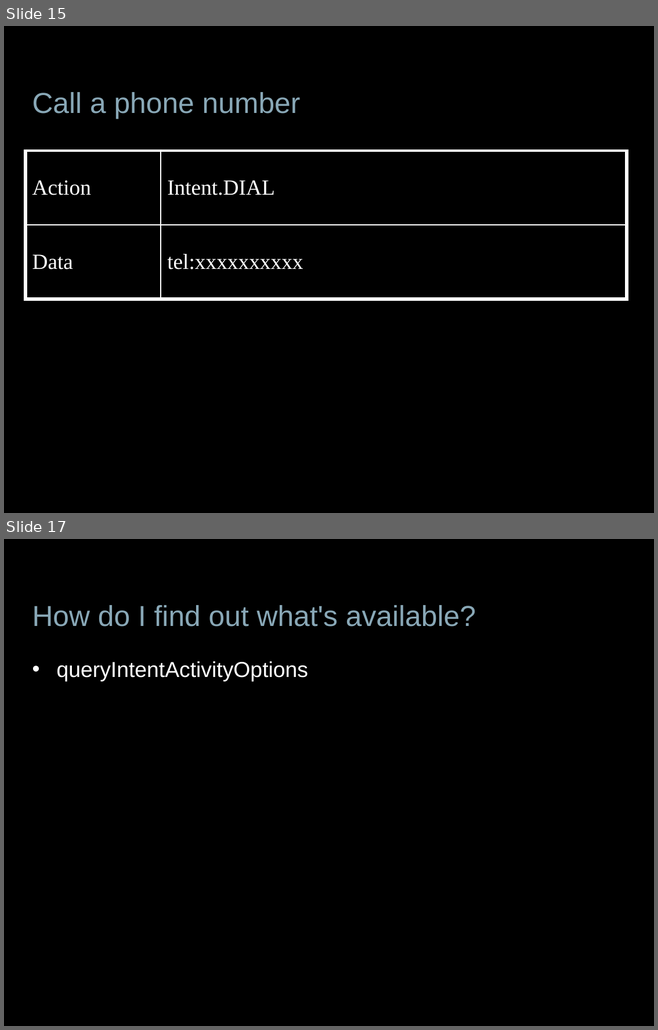
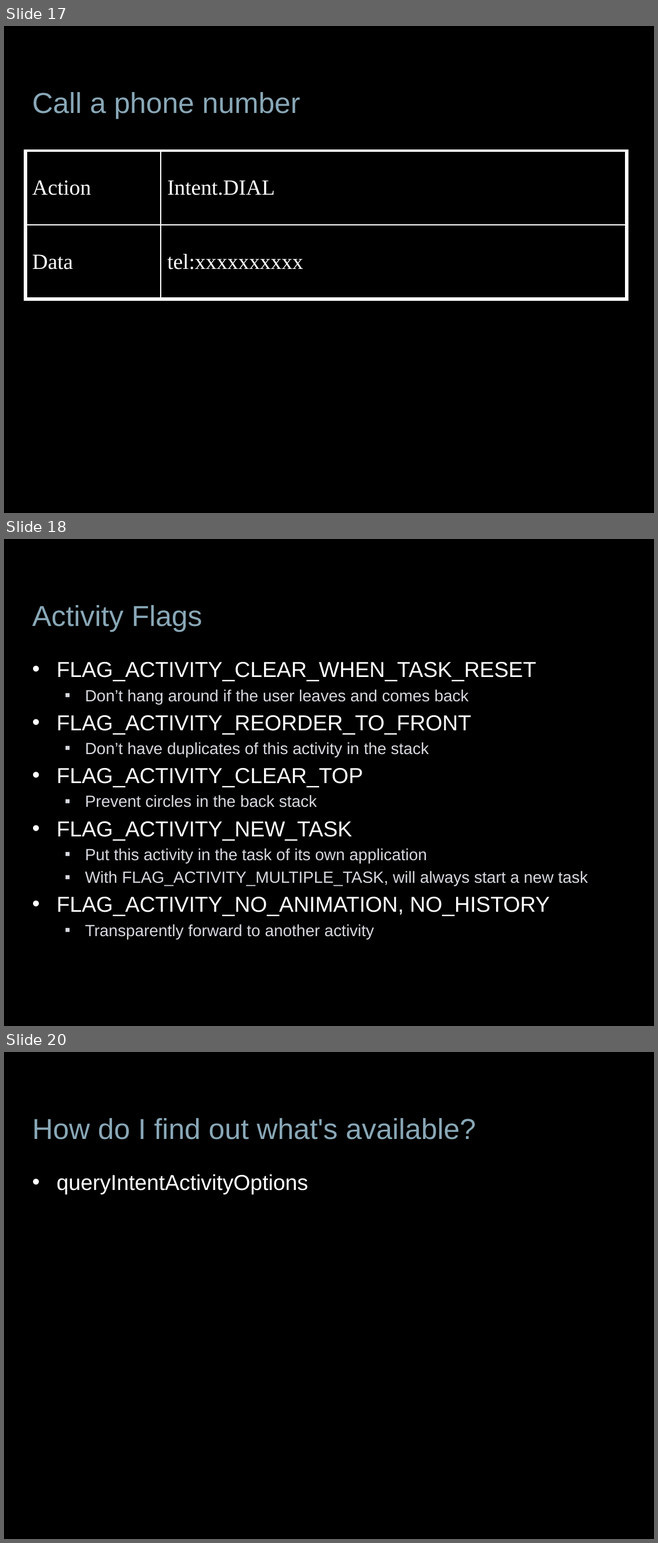
Before and after one commit to jessitron/Tronsmit, a slide deck: presentations/DevTeach-Intents.pptx. Shown one above the other, each under a label of ours: slides 15 and 17 before the commit, slides 17, 18 and 20 after it; the slides between them are not shown. The pictures are 658x1030 and 658x1543 pixels, drawn with LibreOffice and Linux fonts; fonts in the diff are those of the drawing; background and template pictures are left out. Boxes give left, top, right and bottom in pixels: in the first picture for what was removed or moved away, otherwise in the second. Text is boxed around its words. In the diff, an @@ line names an element or a change of style, - is before the commit and + after.

```diff
--- a/presentations/DevTeach-Intents.pptx
+++ b/presentations/DevTeach-Intents.pptx
@@ slide 18 added at bbox=[4, 539, 654, 1026], background picture (left out) @@
@@ title added at bbox=[32, 605, 202, 632], 32 pt, text #89A8B7 @@
+Activity Flags
@@ text added at bbox=[57, 662, 587, 939], 18 pt, text #D7D9DF @@
+• FLAG_ACTIVITY_CLEAR_WHEN_TASK_RESET
+  ▪ Don’t hang around if the user leaves and comes back
+• FLAG_ACTIVITY_REORDER_TO_FRONT
+  ▪ Don’t have duplicates of this activity in the stack
+• FLAG_ACTIVITY_CLEAR_TOP
+  ▪ Prevent circles in the back stack
+• FLAG_ACTIVITY_NEW_TASK
+  ▪ Put this activity in the task of its own application
+  ▪ With FLAG_ACTIVITY_MULTIPLE_TASK, will always start a new task
+• FLAG_ACTIVITY_NO_ANIMATION, NO_HISTORY
+  ▪ Transparently forward to another activity
@@ what was slide 15 is now slide 17 @@
@@ what was slide 17 is now slide 20 @@
```
Also in this commit, not shown: 3 slides changed, 2 other slides added, 5 other files.
